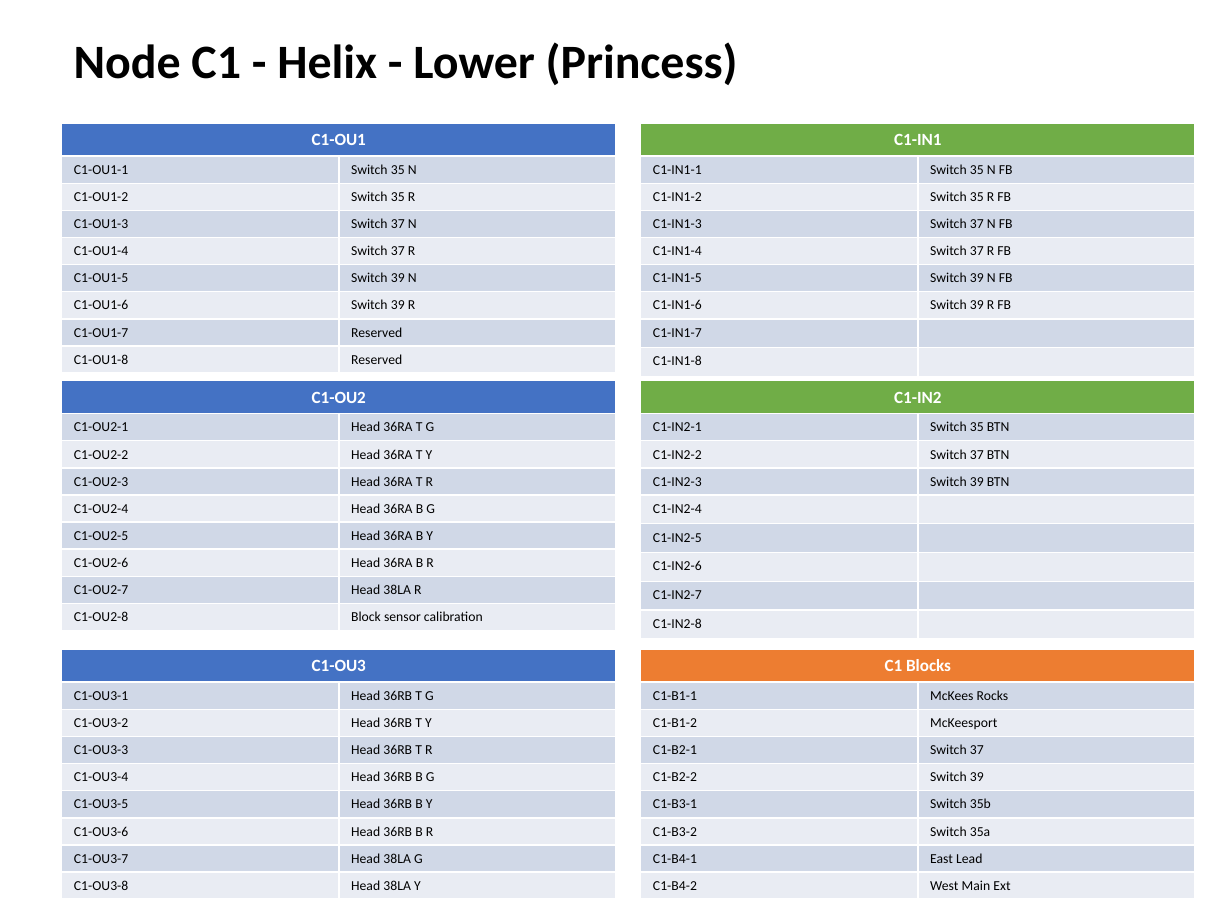
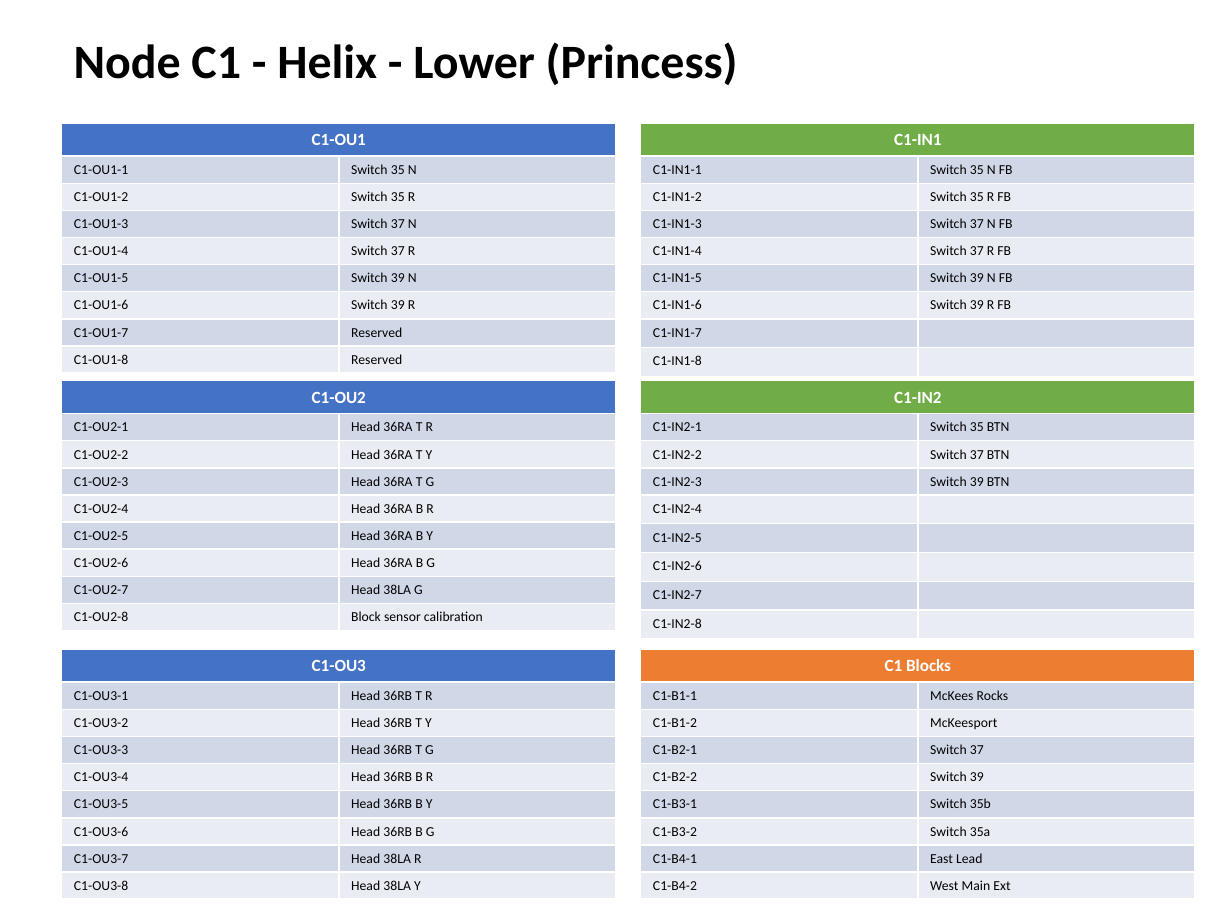
Before and after one commit to lnevo/hart, a slide deck: slide 3 of docs/wiring/Wiring_Schematic.pptx. Drawn at 1232x924 pixels with LibreOffice and Linux fonts; fonts in the diff are those of the drawing. Boxes give left, top, right and bottom in pixels: in the first picture for what was removed or moved away, otherwise in the second. Text is boxed around its words. In the diff, an @@ line names an element or a change of style, - is before the commit and + after.

```diff
--- a/docs/wiring/Wiring_Schematic.pptx
+++ b/docs/wiring/Wiring_Schematic.pptx
@@ table at [62, 381, 616, 625] @@
-row 2, column 2: Head 36RA T G
+row 2, column 2: Head 36RA T R
-row 4, column 2: Head 36RA T R
+row 4, column 2: Head 36RA T G
-row 5, column 2: Head 36RA B G
+row 5, column 2: Head 36RA B R
-row 7, column 2: Head 36RA B R
+row 7, column 2: Head 36RA B G
-row 8, column 2: Head 38LA R
+row 8, column 2: Head 38LA G
@@ table at [62, 649, 616, 894] @@
-row 2, column 2: Head 36RB T G
+row 2, column 2: Head 36RB T R
-row 4, column 2: Head 36RB T R
+row 4, column 2: Head 36RB T G
-row 5, column 2: Head 36RB B G
+row 5, column 2: Head 36RB B R
-row 7, column 2: Head 36RB B R
+row 7, column 2: Head 36RB B G
-row 8, column 2: Head 38LA G
+row 8, column 2: Head 38LA R
```
Also in this commit, not shown: 5 other slides changed, 15 other files.
